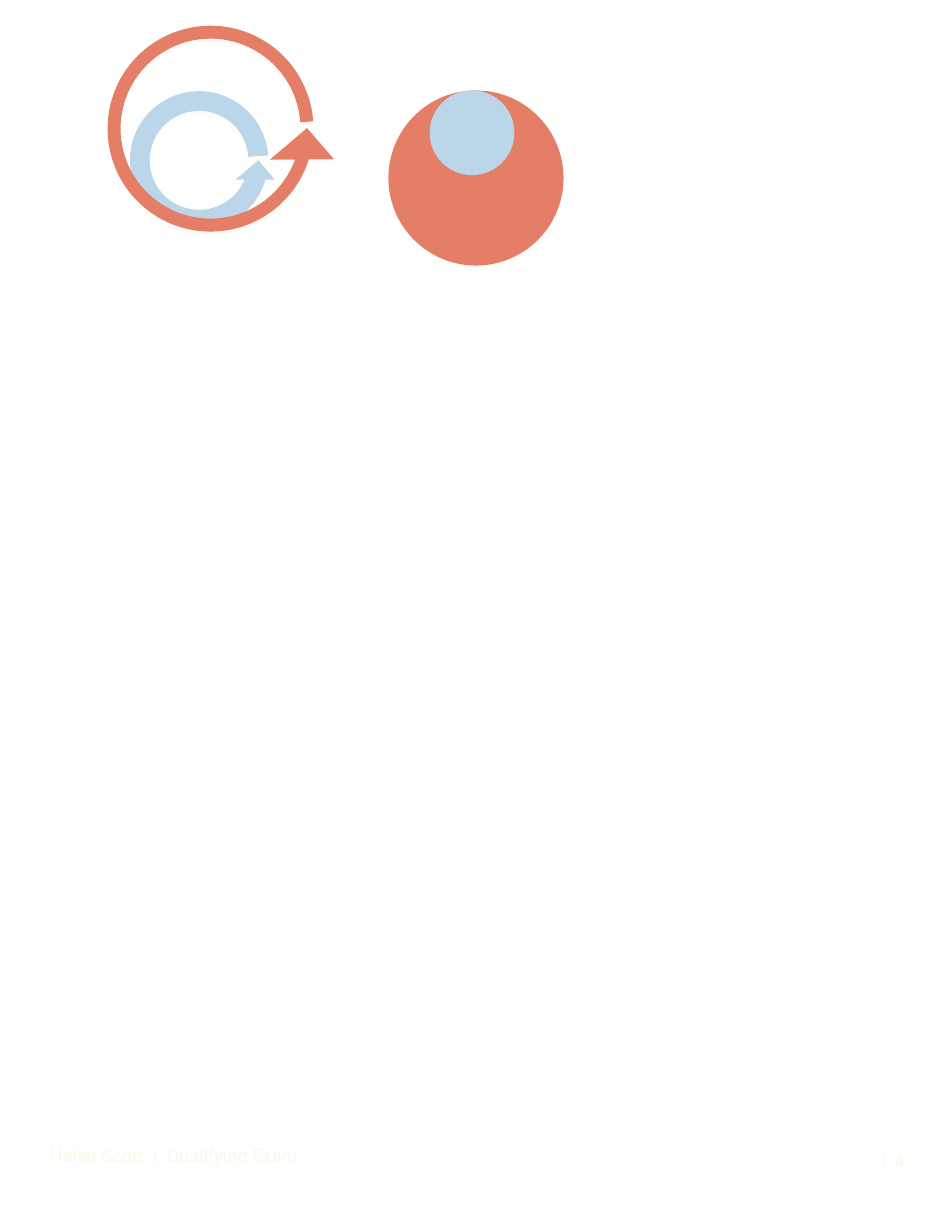
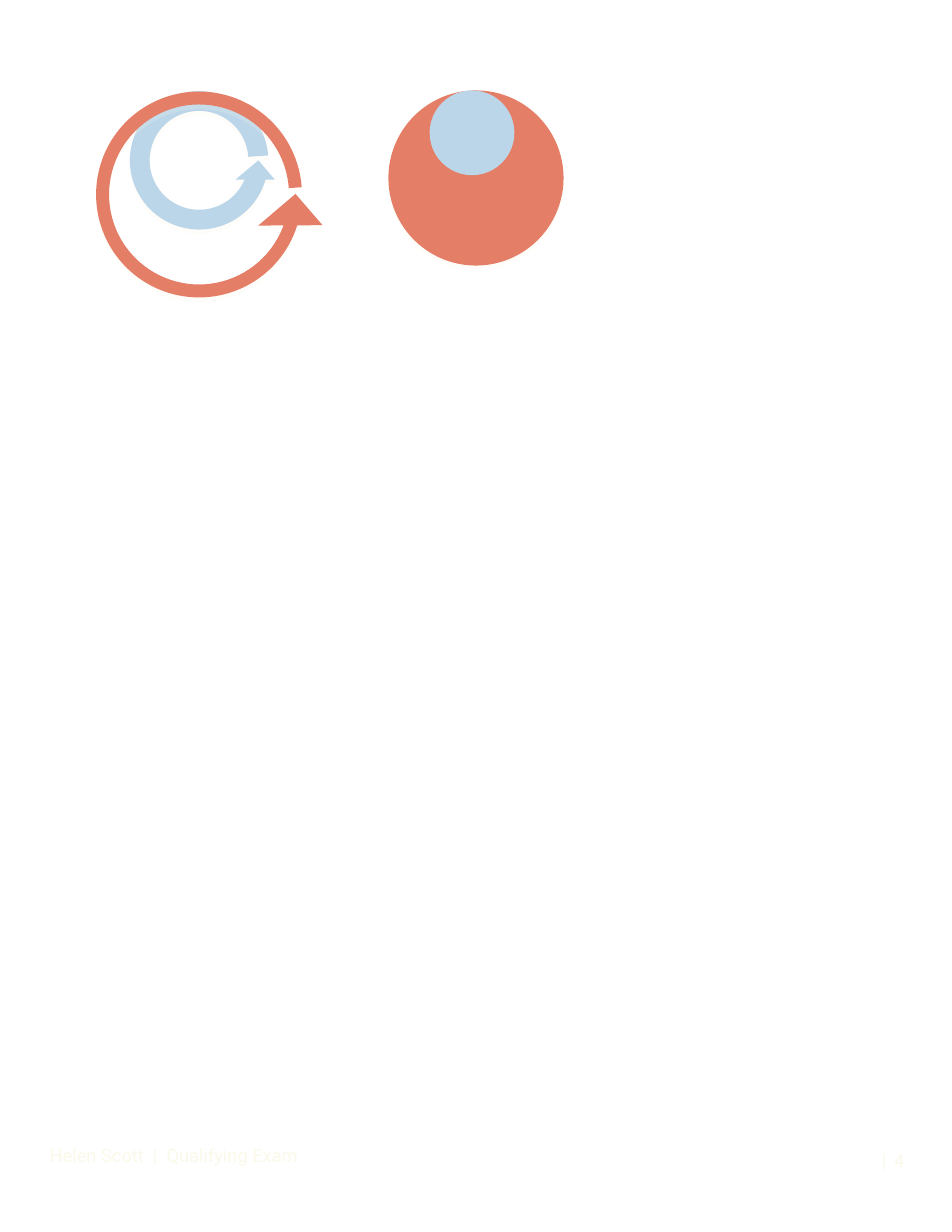
Before and after one commit to C-CoMP-STC/GEM-mit1002, a slide deck: slide 4 of docs/figures/pptx/continuous-curation-loop.pptx. Drawn at 952x1232 pixels with LibreOffice and Linux fonts; fonts in the diff are those of the drawing. Boxes give left, top, right and bottom in pixels: in the first picture for what was removed or moved away, otherwise in the second. Text is boxed around its words. In the diff, an @@ line names an element or a change of style, - is before the commit and + after.

Commit message:
chore: close pptx

```diff
--- a/docs/figures/pptx/continuous-curation-loop.pptx
+++ b/docs/figures/pptx/continuous-curation-loop.pptx
@@ circular arrow: place and size @@
-circular arrow at <box>82,0,339,258</box>
+circular arrow at <box>71,66,328,324</box>
```
